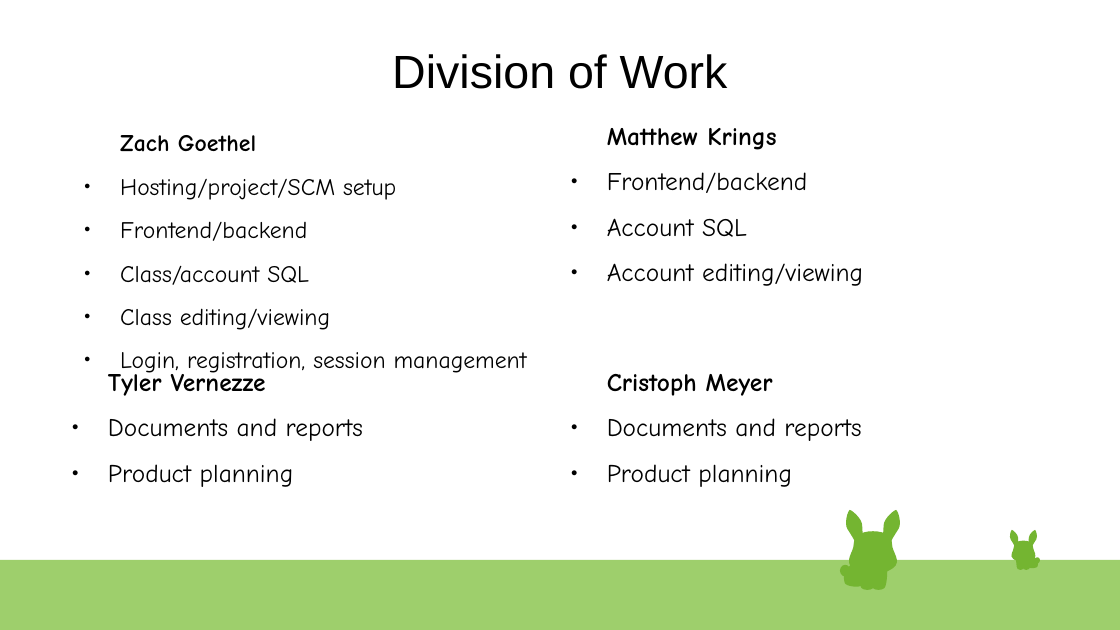
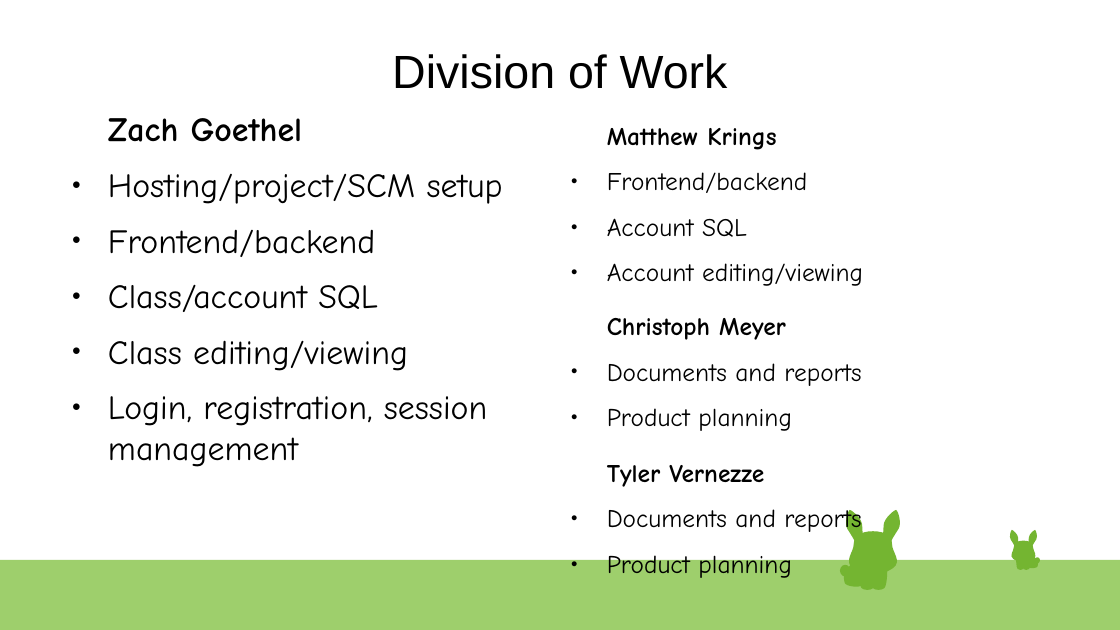
Before and after one commit to zgoethel/CS341_YMCA, a slide deck: slide 4 of CS341_YMCA/Demo1.odp. Drawn at 1120x630 pixels with LibreOffice and Linux fonts; fonts in the diff are those of the drawing. Boxes give left, top, right and bottom in pixels: in the first picture for what was removed or moved away, otherwise in the second. Text is boxed around its words. In the diff, an @@ line names an element or a change of style, - is before the commit and + after.

```diff
--- a/CS341_YMCA/Demo1.odp
+++ b/CS341_YMCA/Demo1.odp
@@ text "Zach Goethel": place and size @@
-text "Zach Goethel" at box(120, 135, 527, 376)
+text "Zach Goethel" at box(108, 118, 503, 467)
@@ text "Zach Goethel" at box(108, 118, 503, 467): size 16.8 to 24 pt @@
@@ text "Christoph Meyer": place and size @@
-text "Christoph Meyer" at box(607, 374, 861, 487)
+text "Christoph Meyer" at box(607, 318, 861, 431)
@@ text at box(607, 318, 786, 340): text changed @@
-Cristoph Meyer
+Christoph Meyer
@@ text "Tyler Vernezze" rewrapped from box(108, 369, 363, 487) to box(607, 465, 861, 578) @@
```
Also in this commit, not shown: 2 other slides changed.
